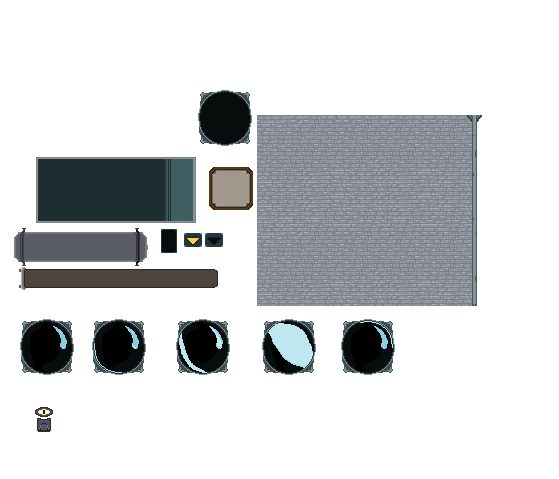
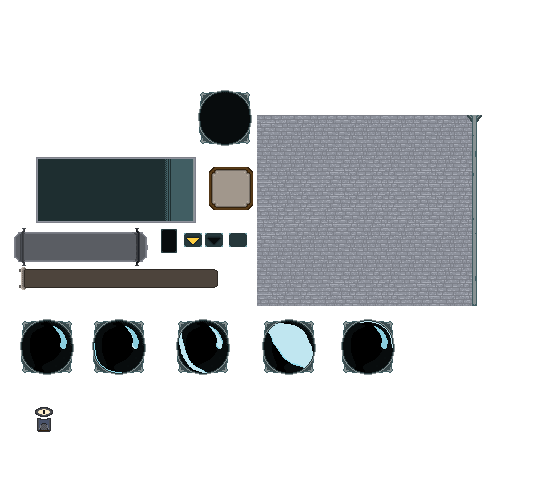
Before/after of a 559x479 layered artwork. What changed in the layer stack:
added layer "Skill Button Clicked" above "Arrow Button Clicked" over [229, 233, 247, 247]
